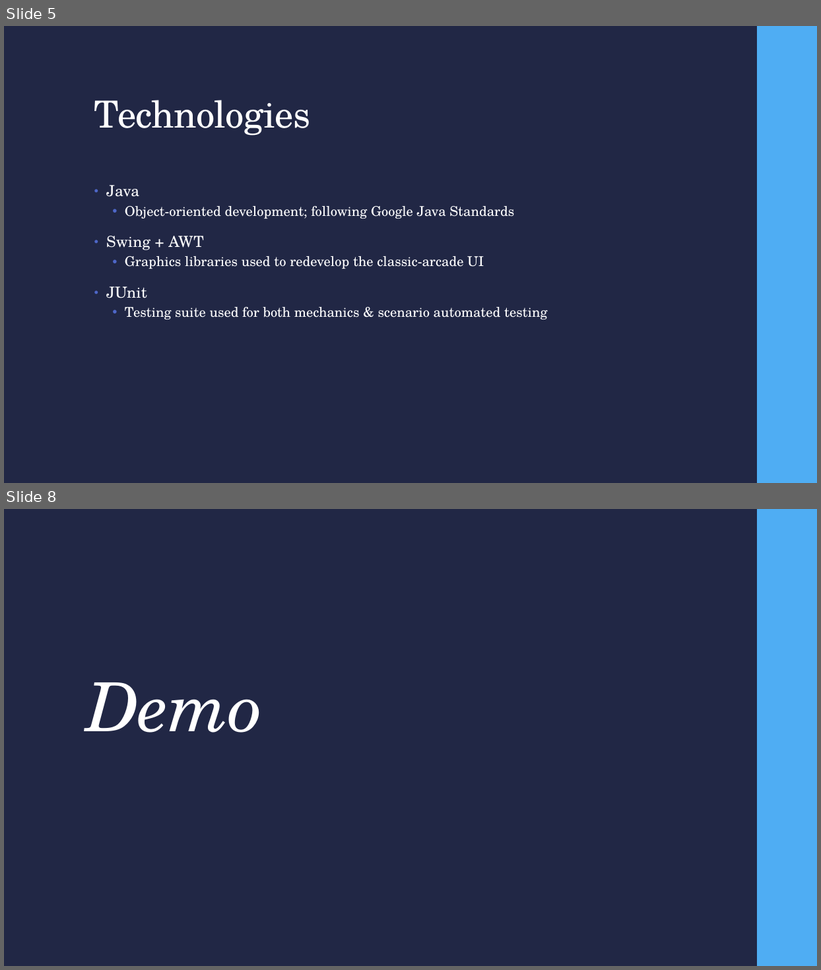
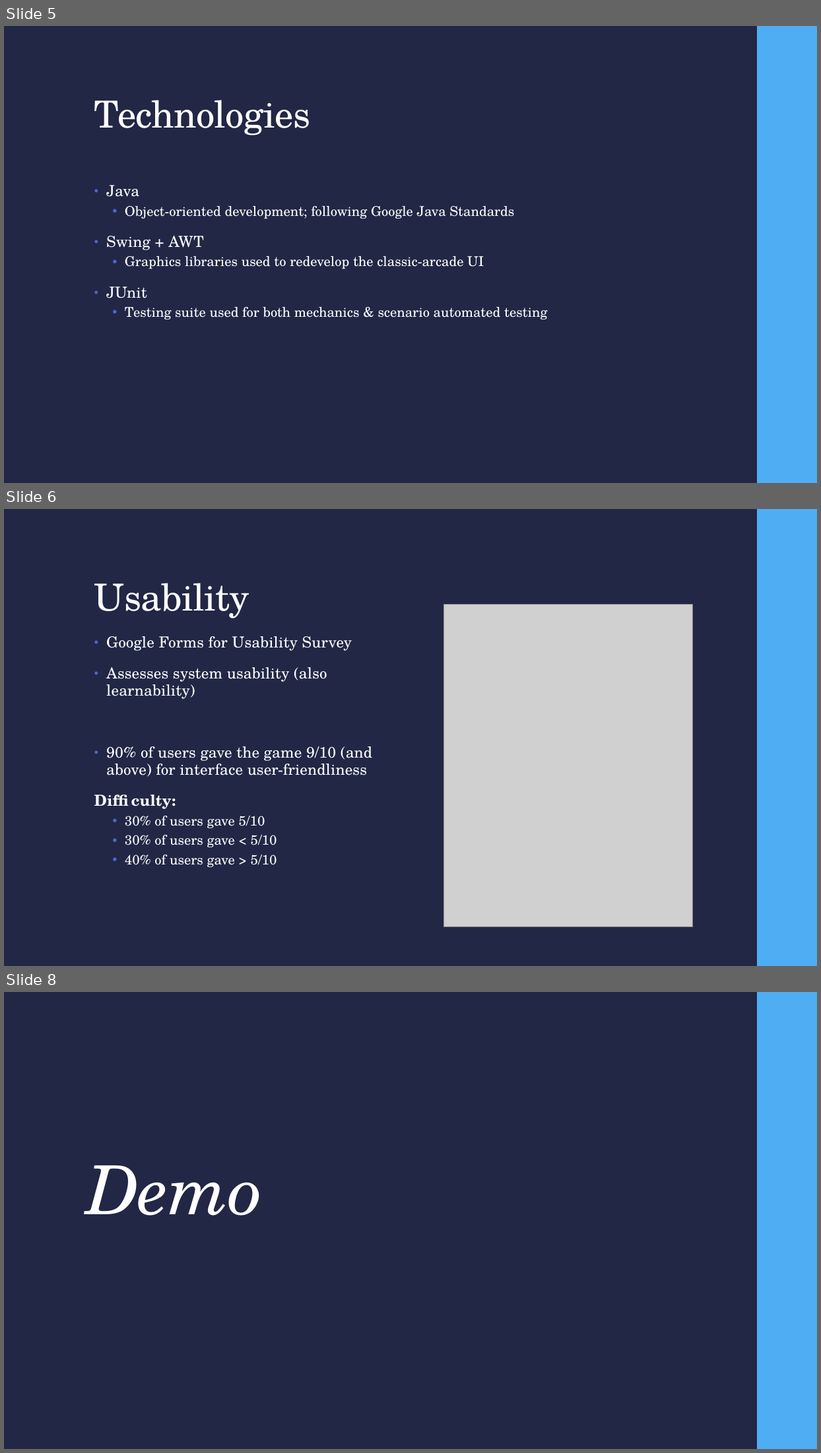
Before and after one commit to prajvinjalan/Namcap, a slide deck: Doc/FinalPresentation/NamcapFinalPresentation.pptx. Shown one above the other, each under a label of ours: slides 5 and 8 before the commit, slides 5, 6 and 8 after it; the slides between them are not shown. The pictures are 821x970 and 821x1453 pixels, drawn with LibreOffice and Linux fonts; fonts in the diff are those of the drawing; grey boxes stand for pictures. Boxes give left, top, right and bottom in pixels: in the first picture for what was removed or moved away, otherwise in the second. Text is boxed around its words. In the diff, an @@ line names an element or a change of style, - is before the commit and + after.

```diff
--- a/Doc/FinalPresentation/NamcapFinalPresentation.pptx
+++ b/Doc/FinalPresentation/NamcapFinalPresentation.pptx
@@ slide 6 added at (4,509,817,966), background #212745; not listed: 1 template element that a slide beside it also shows @@
@@ title added at (94,583,250,619), 44 pt, text #FFFFFF @@
+Usability
@@ picture added at (444,604,693,927) @@
@@ text added at (106,636,372,867), 18 pt, text #FFFFFF @@
+• Google Forms for Usability Survey
+• Assesses system usability (also learnability)
+• 90% of users gave the game 9/10 (and above) for interface user-friendliness
+Difficulty:
+  • 30% of users gave 5/10
+  • 30% of users gave < 5/10
+  • 40% of users gave > 5/10
```
Also in this commit, not shown: 1 slide changed, 1 slide removed.
